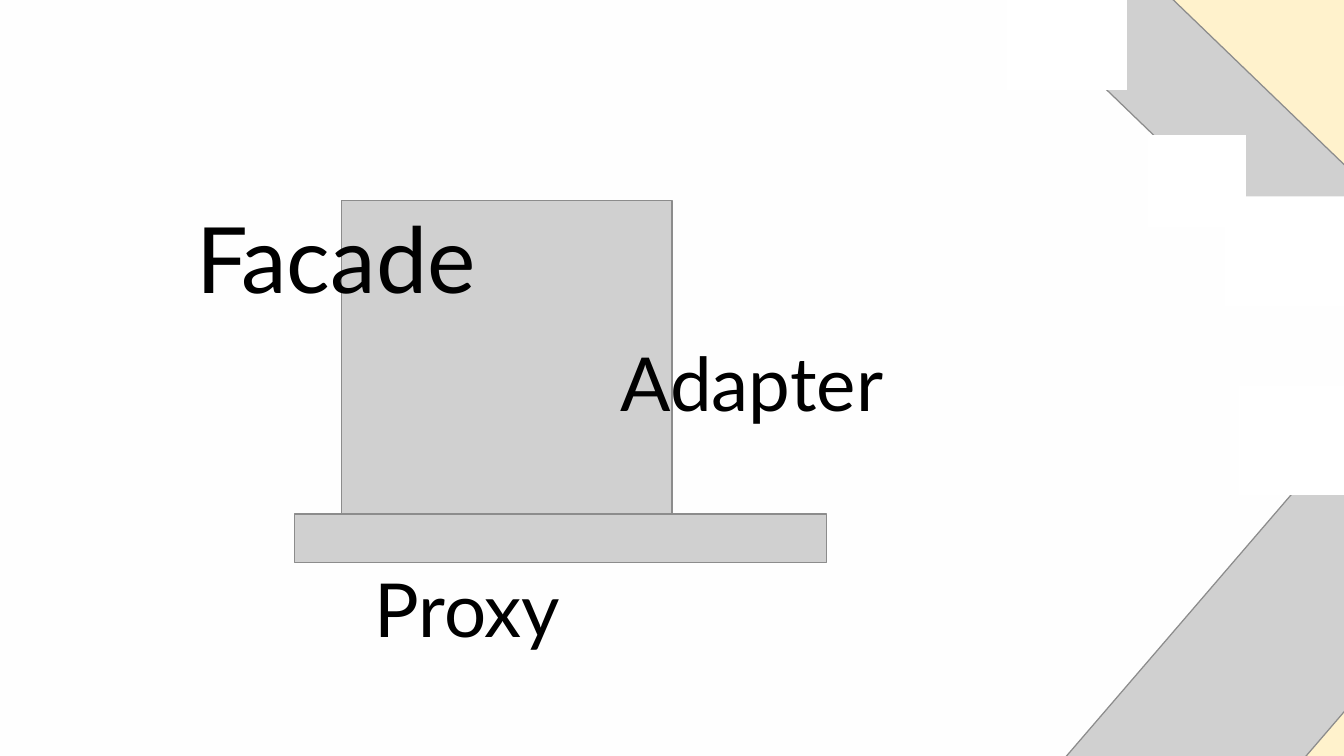
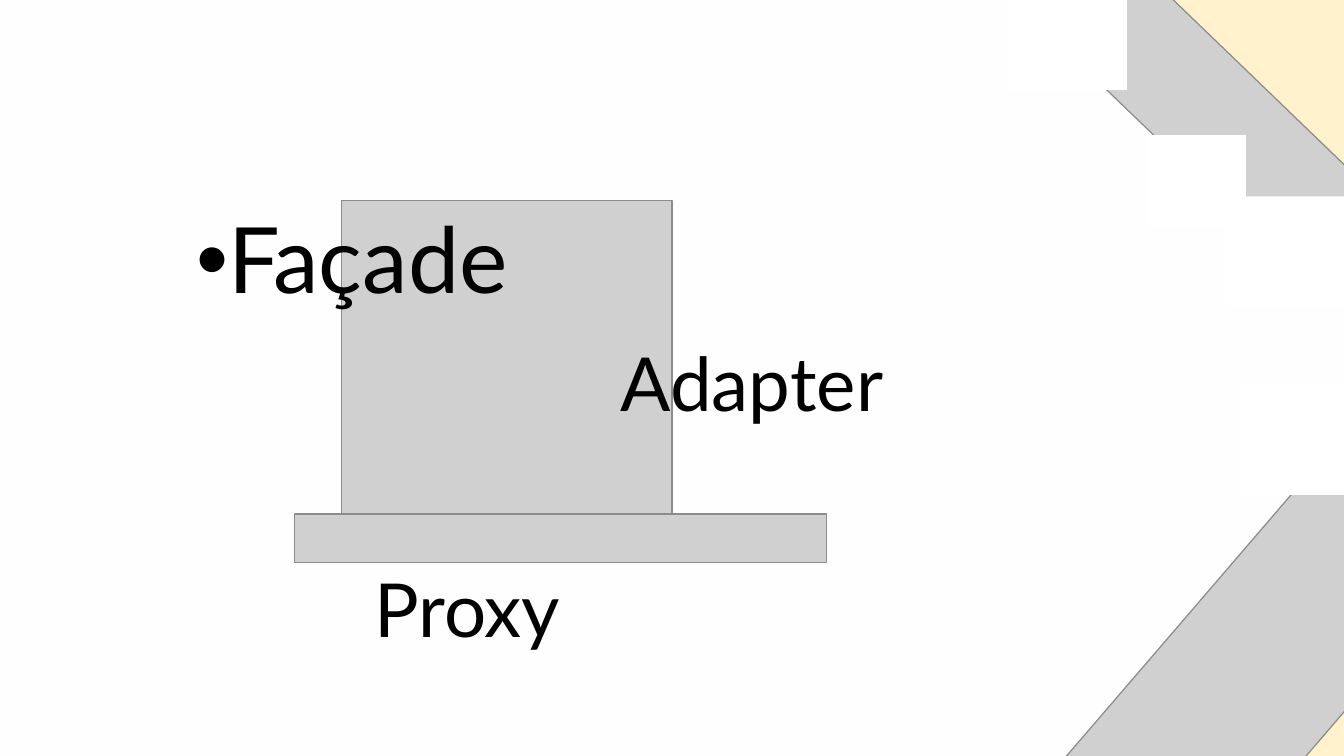
Before and after one commit to Fontys-Project/designpattern-poc, a slide deck: slide 10 of Presentatie design pattern.pptx. Drawn at 1344x756 pixels with LibreOffice and Linux fonts; fonts in the diff are those of the drawing; grey boxes stand for pictures. Boxes give left, top, right and bottom in pixels: in the first picture for what was removed or moved away, otherwise in the second. Text is boxed around its words. In the diff, an @@ line names an element or a change of style, - is before the commit and + after.

```diff
--- a/Presentatie design pattern.pptx
+++ b/Presentatie design pattern.pptx
@@ text at [228, 215, 507, 311]: text changed @@
-Facade
+• Façade
```
Also in this commit, not shown: 6 other slides changed.
